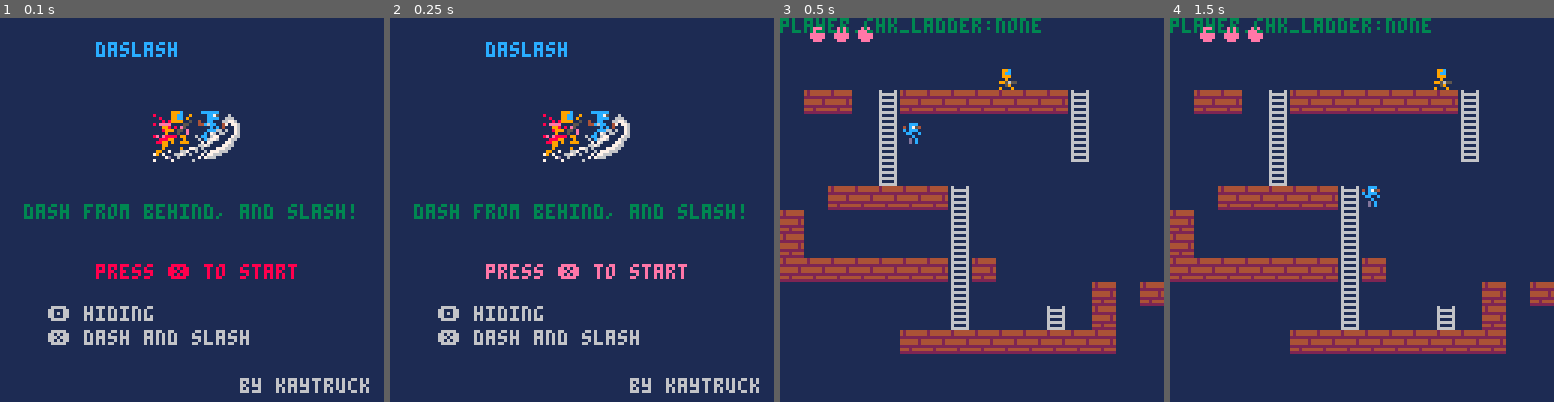
Above: before the commit, frames 1-4 (left to right).
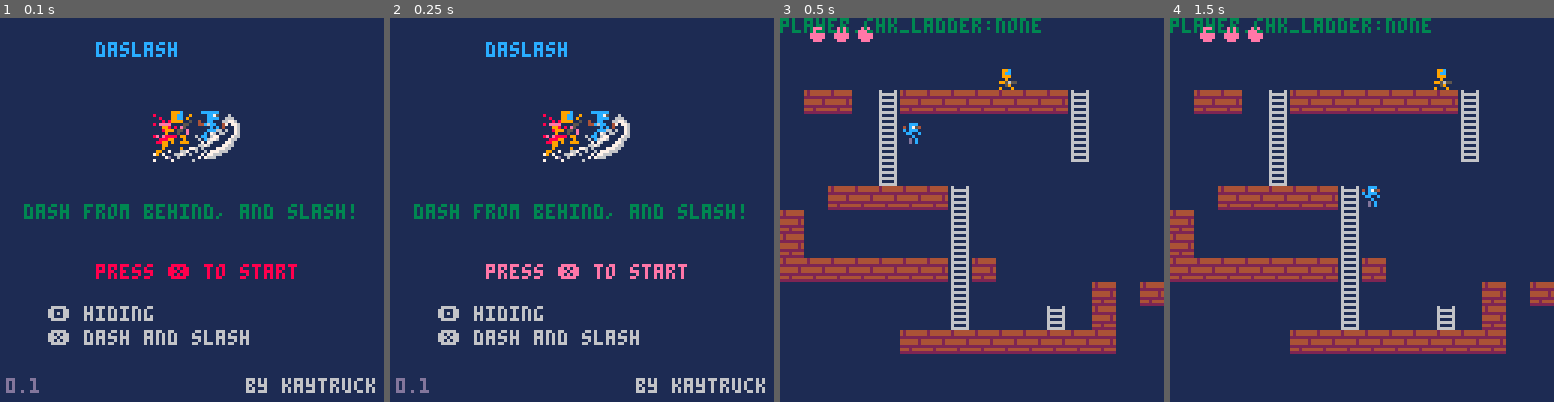
Above: after the commit, the same moments.

Repository: kaytruck/daslash
Game: PICO-8 cartridge daslash.p8
The game is run twice, just before and just after one commit, with the same random seed, the same clock (stepped at 60 frames per second) and the same inputs.
Inputs:
- Up to frame 1 (0.1 s): no input
- Up to frame 2 (0.25 s): no input
- Up to frame 3 (0.5 s): tap X (X key) at 0.33 s
- Up to frame 4 (1.5 s): tap O (Z key) at 0.7 s; tap X (X key) at 1.07 s

The runs differ from the first frame. In frame 1, 0.7% of the frame differs, in the area x 1-98%, y 93-98%; in frame 2, 0.7%; in frame 3, nothing differs; in frame 4, nothing differs.

Commit message:
バージョン表記の追加

Diff:
--- a/main.lua
+++ b/main.lua
@@ -65,7 +65,8 @@
 	print("press ❎ to start", 32, 82, blink_col)
 	print("🅾️ hiding", 16, 96, 6)
 	print("❎ dash and slash", 16,104,6)
-	print("by kaytruck", 80, 120, 6)
+	print("0.1", 2, 120, 13)
+	print("by kaytruck", 82, 120, 6)
 
 end
 
